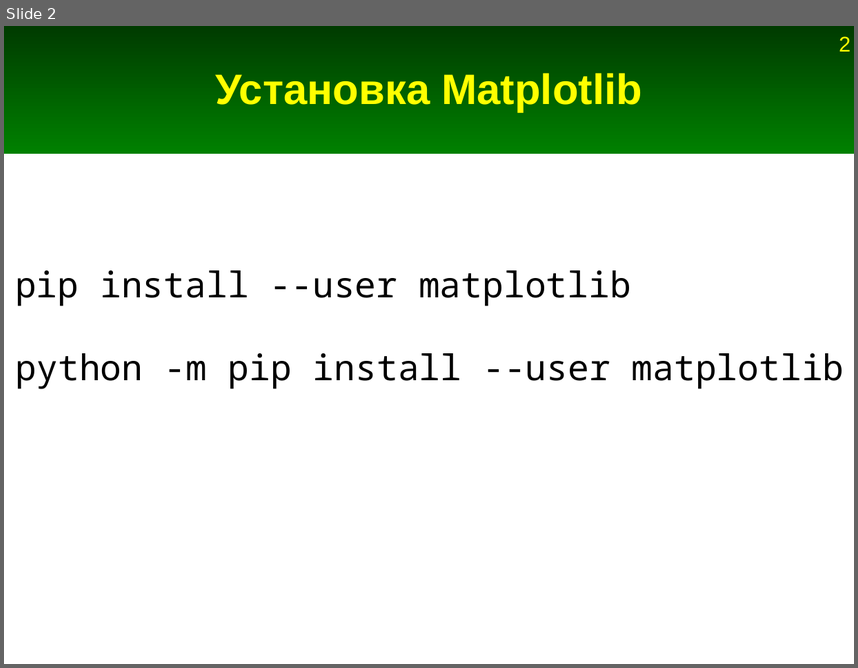
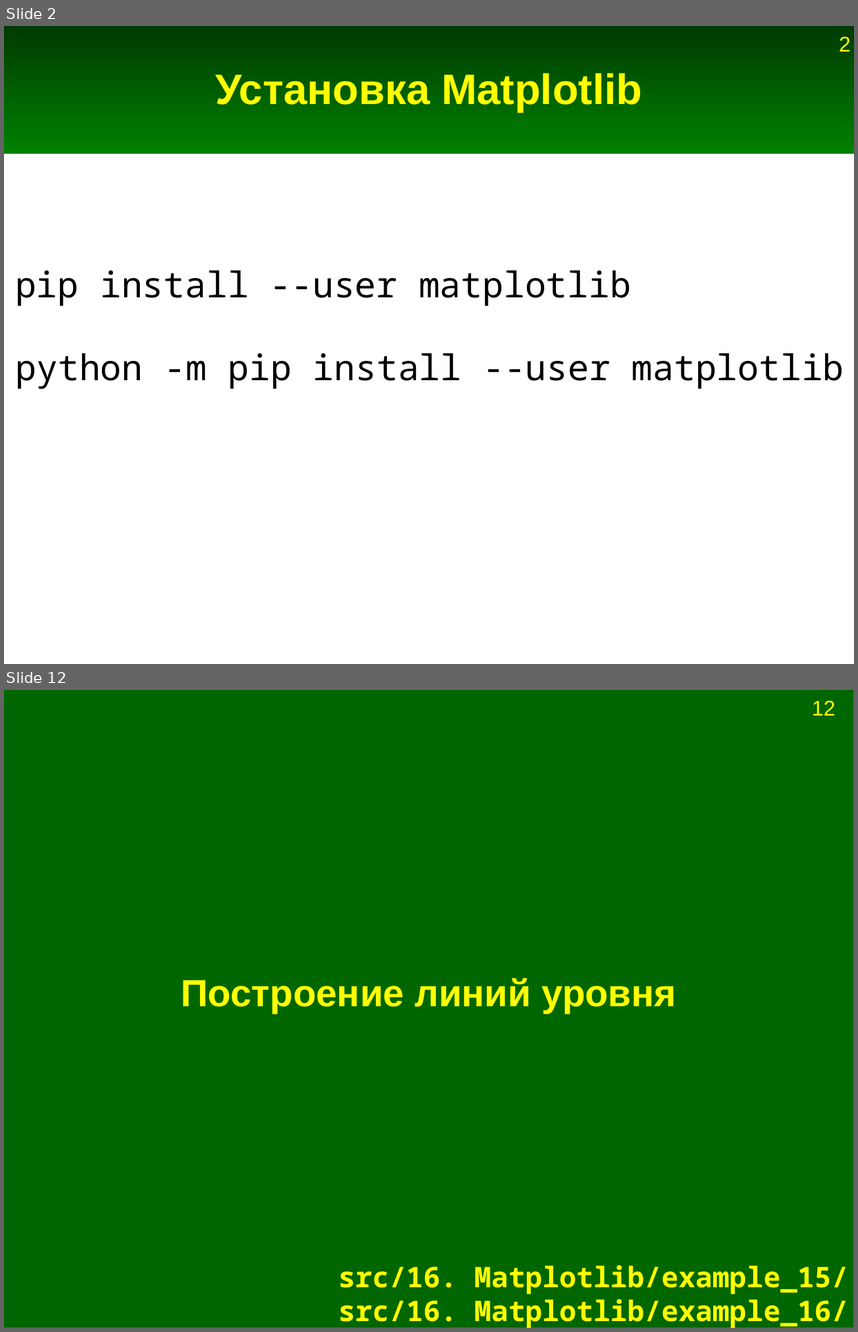
Before and after one commit to Jenyay/modelling, a slide deck: python language/presentations/16. Matplotlib.odp. Shown one above the other, each under a label of ours: slide 2 before the commit, slides 2 and 12 after it; the slides between them are not shown. The pictures are 858x668 and 858x1332 pixels, drawn with LibreOffice and Linux fonts; fonts in the diff are those of the drawing. Boxes give left, top, right and bottom in pixels: in the first picture for what was removed or moved away, otherwise in the second. Text is boxed around its words. In the diff, an @@ line names an element or a change of style, - is before the commit and + after.

Commit message:
Добавления и исправления в презентации про Numpy и Matplotlib

```diff
--- a/python language/presentations/16. Matplotlib.odp
+++ b/python language/presentations/16. Matplotlib.odp
@@ slide 12 added at [4, 690, 854, 1328], background #FFFFFF @@
@@ rectangle added at [4, 690, 854, 1328], fill #006600, outline #009900 0 pt @@
@@ page number added at [812, 700, 835, 716], 18 pt, text #FFFF00 @@
+12
@@ title added at [181, 978, 676, 1013], 32 pt, text #FFFF00, bold @@
+Построение линий уровня
@@ title added at [339, 1265, 849, 1328], 24 pt, text #FFFF00, bold @@
+src/16. Matplotlib/example_15/
+src/16. Matplotlib/example_16/
```
Also in this commit, not shown: 9 other slides added, 3 slides removed, 2 other files.
